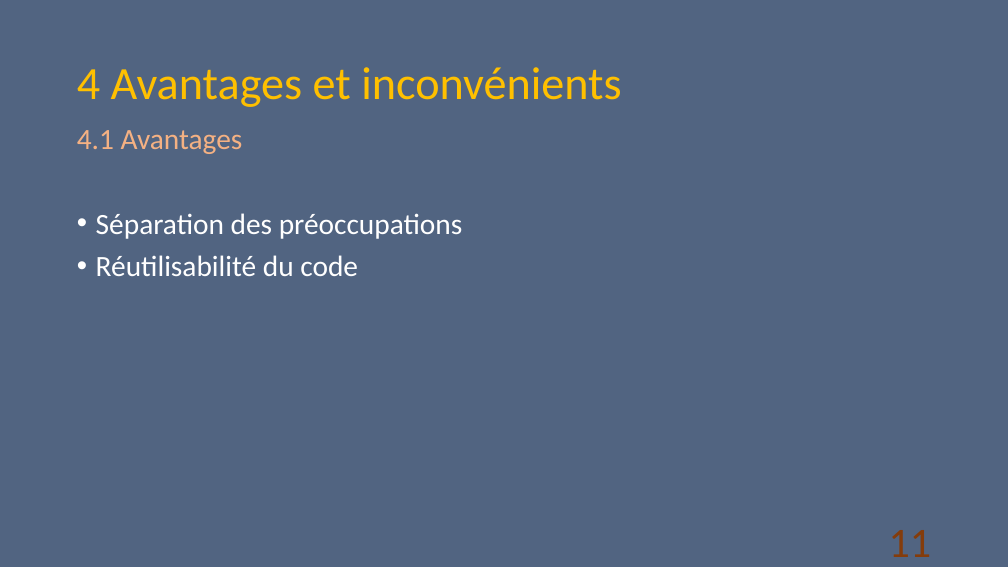
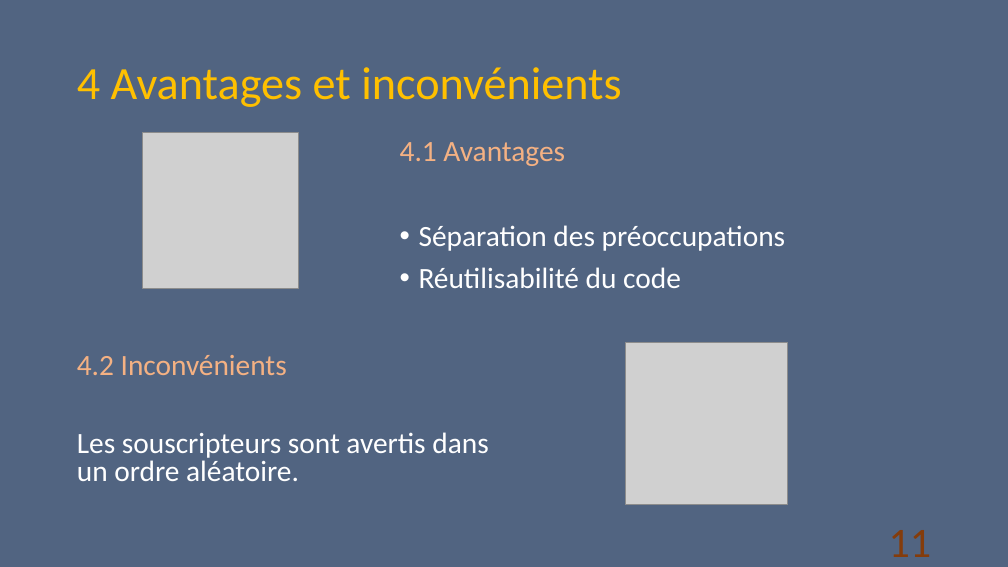
Before and after one commit to D-CRAVO/FORMATION-CDA-2210, a slide deck: slide 11 of 106_DesignPattern/Cours/Observateur/Observateur.pptx. Drawn at 1008x567 pixels with LibreOffice and Linux fonts; fonts in the diff are those of the drawing; grey boxes stand for pictures. Boxes give left, top, right and bottom in pixels: in the first picture for what was removed or moved away, otherwise in the second. Text is boxed around its words. In the diff, an @@ line names an element or a change of style, - is before the commit and + after.

```diff
--- a/106_DesignPattern/Cours/Observateur/Observateur.pptx
+++ b/106_DesignPattern/Cours/Observateur/Observateur.pptx
@@ picture added at box(143, 133, 299, 289) @@
@@ text "4.1 Avantages": place and size @@
-text "4.1 Avantages" at box(77, 130, 463, 276)
+text "4.1 Avantages" at box(400, 142, 786, 288)
@@ text added at box(77, 355, 488, 481), 28 pt, text #FFFFFF @@
+4.2 Inconvénients
+Les souscripteurs sont avertis dans un ordre aléatoire.
@@ picture added at box(625, 343, 788, 505) @@
```
Also in this commit, not shown: 9 other slides changed, 1 slide added, 1 slide removed, 33 other files.
